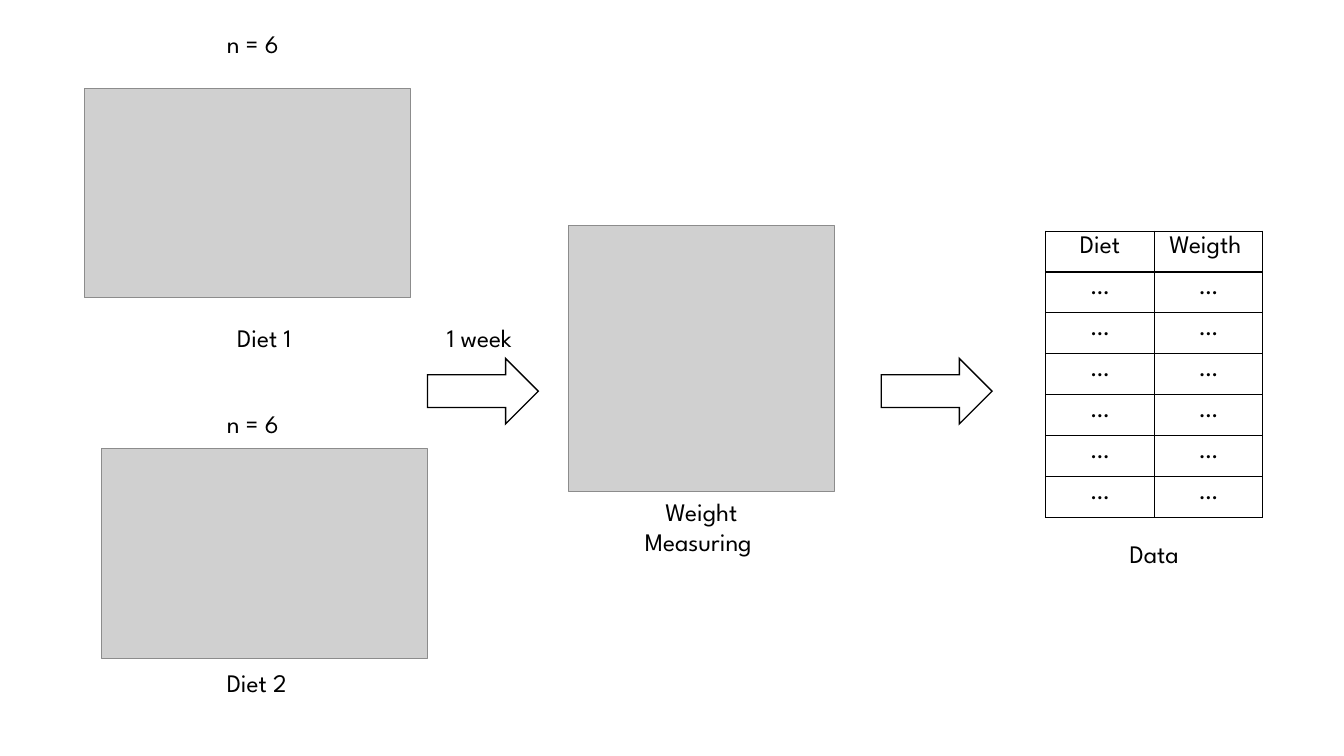
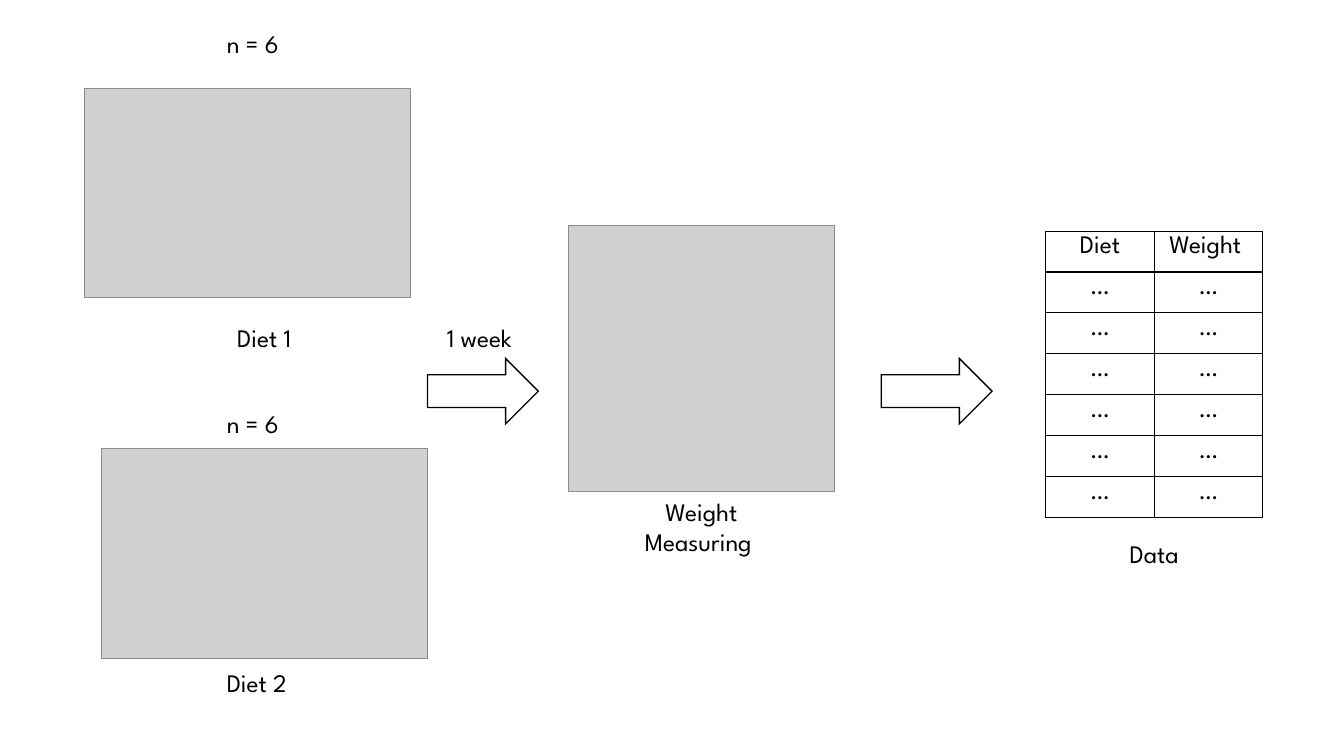
Before and after one commit to jpch26/Two-Treatments-Comparison, a slide deck: slide 1 of images/experiment.pptx. Drawn at 1344x756 pixels with LibreOffice and Linux fonts; fonts in the diff are those of the drawing; grey boxes stand for pictures. Boxes give left, top, right and bottom in pixels: in the first picture for what was removed or moved away, otherwise in the second. Text is boxed around its words. In the diff, an @@ line names an element or a change of style, - is before the commit and + after.

```diff
--- a/images/experiment.pptx
+++ b/images/experiment.pptx
@@ table at (1046,231,1263,517) @@
-row 1, column 2: Weigth
+row 1, column 2: Weight
```
Also in this commit, not shown: 2 other files.
